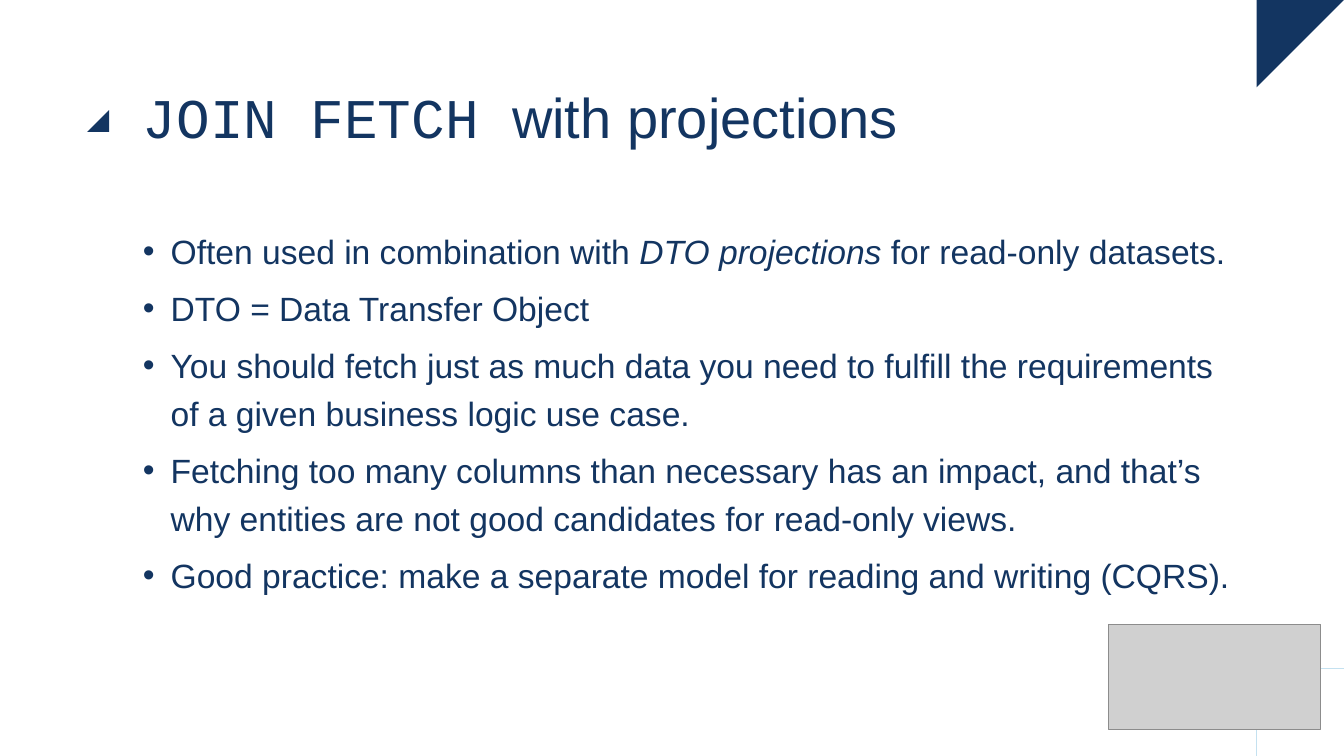
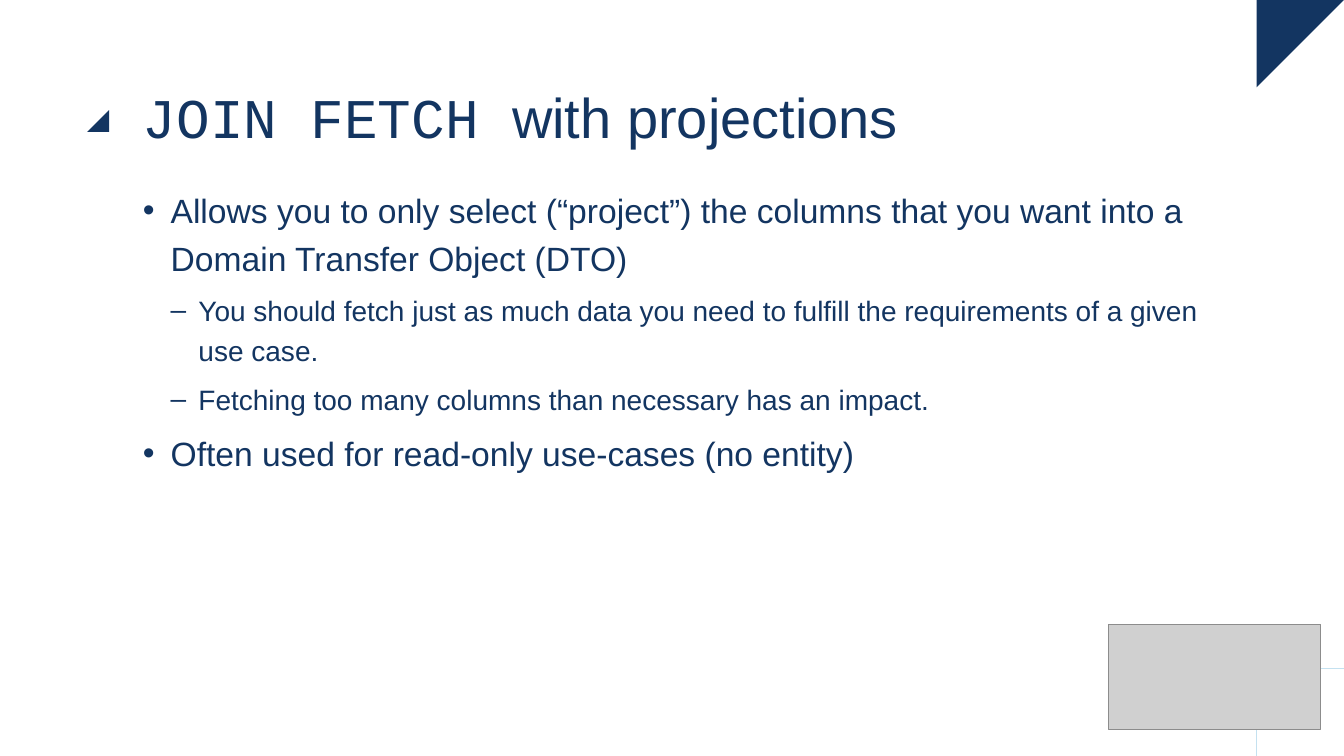
Before and after one commit to raoulvdberge/jpa-with-hibernate, a slide deck: slide 29 of slides.pptx. Drawn at 1344x756 pixels with LibreOffice and Linux fonts; fonts in the diff are those of the drawing; grey boxes stand for pictures. Boxes give left, top, right and bottom in pixels: in the first picture for what was removed or moved away, otherwise in the second. Text is boxed around its words. In the diff, an @@ line names an element or a change of style, - is before the commit and + after.

Commit message:
Update slides

```diff
--- a/slides.pptx
+++ b/slides.pptx
@@ text at (x1=171, y1=198, x2=1197, y2=473): text changed @@
-• Often used in combination with DTO projections for read-only datasets.
-• DTO = Data Transfer Object
-• You should fetch just as much data you need to fulfill the requirements of a given business logic use case.
-• Fetching too many columns than necessary has an impact, and that’s why entities are not good candidates for read-only views.
-• Good practice: make a separate model for reading and writing (CQRS).
+• Allows you to only select (“project”) the columns that you want into a Domain Transfer Object (DTO)
+  – You should fetch just as much data you need to fulfill the requirements of a given use case.
+  – Fetching too many columns than necessary has an impact.
+• Often used for read-only use-cases (no entity)
```
Also in this commit, not shown: 22 other slides changed, 1 other file.
